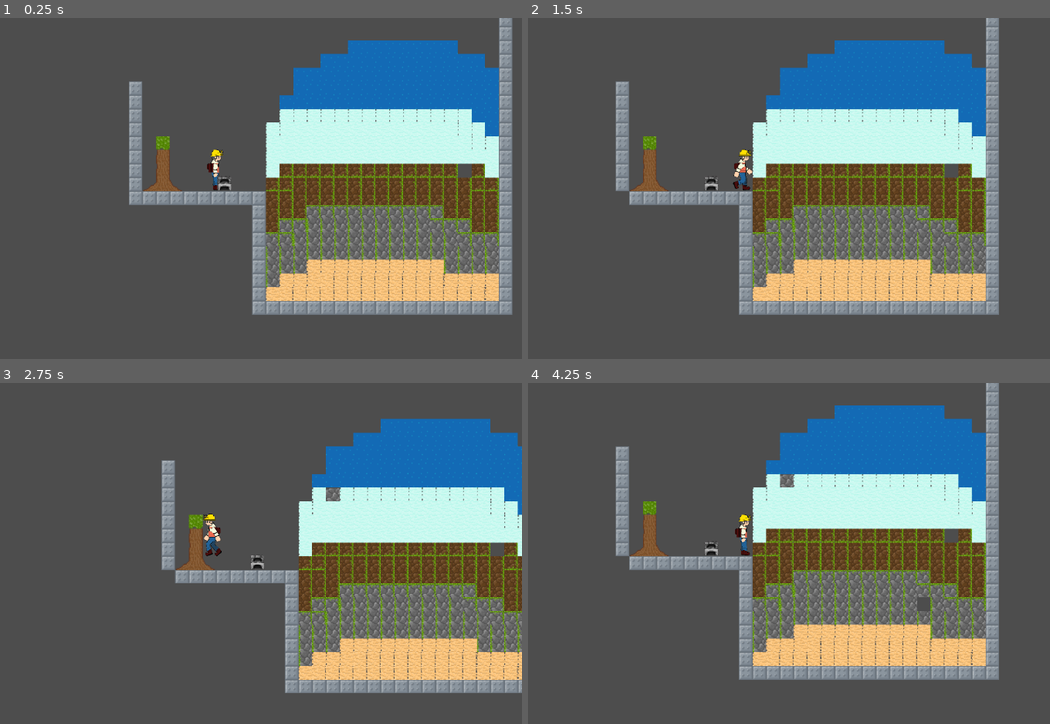
Above: before the commit, frames 1-4 (two rows, left to right).
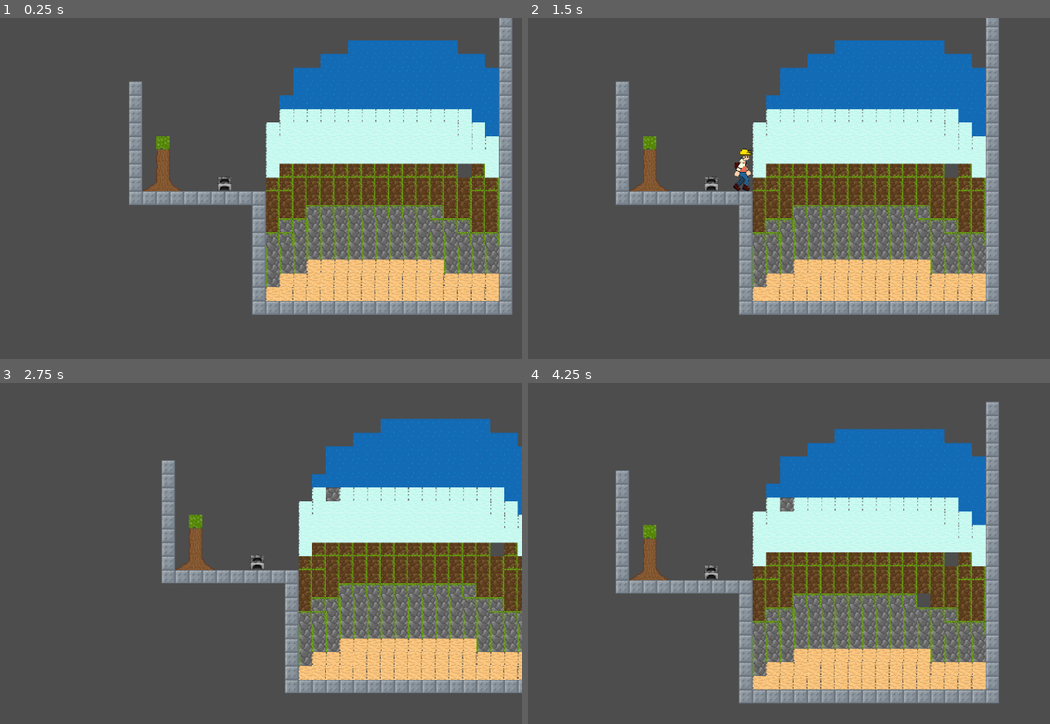
Above: after the commit, the same moments.

Repository: kangurm/Blockbuster
Game: Godot game, scene res://scenes/grid-test.tscn
Same seed, same stepped clock (60 frames per second), same inputs: the game is played once before the commit and once after it.
Inputs (mouse positions are in pixels of both pictures, inside the frame that each line leads up to):
- Up to frame 1 (0.25 s): no input
- Up to frame 2 (1.5 s): tap Enter (ui_accept) at 0.5, 0.6, 0.77, 1.07 s; move the mouse to (877, 174) at 0.52 s; hold Right (ui_right) from 0.53 s (still down); move the mouse to (616, 208) at 1.27 s; click (616, 208) at 1.35 s
- Up to frame 3 (2.75 s): tap Enter (ui_accept) at 1.52, 1.55, 1.82, 2.3 s; move the mouse to (276, 481) at 2.02 s; release Right (ui_right) at 2.03 s; hold Left (ui_left) from 2.03 s (still down); right-click (276, 481) at 2.1 s
- Up to frame 4 (4.25 s): move the mouse to (710, 625) at 2.77 s; release Left (ui_left) at 2.78 s; hold Right (ui_right) from 2.78 s (still down); tap Enter (ui_accept) at 2.85, 3.02, 3.32, 3.77, 3.8, 4.07 s; move the mouse to (924, 608) at 3.52 s; click (924, 608) at 3.6 s

The runs differ from the first frame. In frame 1, 0.2% of the frame differs, in the area x 39-43%, y 38-51%; in frame 2, 0.3%; in frame 3, 0.5%; in frame 4, 28%, in the area x 16-91%, y 0-94%.

Commit message:
player movement

Diff:
--- a/scenes/player.gd
+++ b/scenes/player.gd
@@ -1,6 +1,4 @@
 extends CharacterBody2D
-
-
 
 var score = 0
 const SPEED = 300.0
@@ -9,6 +7,10 @@
 # Get the gravity from the project settings to be synced with RigidBody nodes.
 var gravity = ProjectSettings.get_setting("physics/2d/default_gravity")
 
+# Animations
+const ANIMATION_MOVE = "move"
+const ANIMATION_JUMP = "jump"
+var LAST_DIRECTION = 0
 
 
 func _physics_process(delta):
@@ -16,34 +18,47 @@
 	# Add the gravity.
 	if not is_on_floor():
 		velocity.y += gravity * delta
-
+		print(velocity.y, "|", gravity, "|", delta)
 	# Handle jump.
 	if Input.is_action_just_pressed("ui_accept") and is_on_floor():
+		$AnimatedSprite2D.animation = ANIMATION_JUMP
 		velocity.y = JUMP_VELOCITY
+		$AnimatedSprite2D.play()
 
 	# Get the input direction and handle the movement/deceleration.
 	# As good practice, you should replace UI actions with custom gameplay actions.
 	var direction = Input.get_axis("ui_left", "ui_right")
 	if direction:
+		LAST_DIRECTION = direction
 		velocity.x = direction * SPEED
 	else:
 		velocity.x = move_toward(velocity.x, 0, SPEED)
 	# Moving Animation
 	if velocity.length() > 0:
-		velocity = velocity.normalized() * SPEED
-		# Flip Sprite Horizontal
-		if velocity.x < 0:
-			$AnimatedSprite2D.flip_h = true
+
+		if is_on_floor():
+			$AnimatedSprite2D.animation = ANIMATION_MOVE
+			velocity = velocity.normalized() * SPEED
+			# Flip Sprite Horizontal (WALK/MOVE)
+			if velocity.x < 0:
+				$AnimatedSprite2D.flip_h = true
+			else:
+				$AnimatedSprite2D.flip_h = false
+
 		else:
-			$AnimatedSprite2D.flip_h = false
-
+			$AnimatedSprite2D.animation = ANIMATION_JUMP
+			#velocity = velocity.normalized() * SPEED (REPLACE with Y logic)[JumpHeight]
+			# Flip Sprite Horizontal (JUMP)
+			if LAST_DIRECTION < 0:
+				$AnimatedSprite2D.flip_h = true
+			else:
+				$AnimatedSprite2D.flip_h = false
 		$AnimatedSprite2D.play()
 	else:
 		$AnimatedSprite2D.stop()
 	move_and_slide()
 
 
-
 func _on_tile_broken(N):
 	score += N
 	print("Score: ", score)
--- a/scenes/player.tscn
+++ b/scenes/player.tscn
@@ -45,9 +45,7 @@
 position = Vector2(0, -25)
 scale = Vector2(0.05, 0.05)
 sprite_frames = SubResource("SpriteFrames_bcl07")
-animation = &"move"
-frame = 3
-frame_progress = 0.700932
+animation = &"jump"
 
 [node name="CollisionShape2D2" type="CollisionShape2D" parent="."]
 position = Vector2(0, -25)
